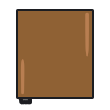
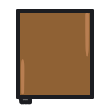
Layered file, before and after one edit (110 × 110). Changes by layer:
painted on "Paint Layer 3" over (x1=16, y1=9, x2=94, y2=99)
